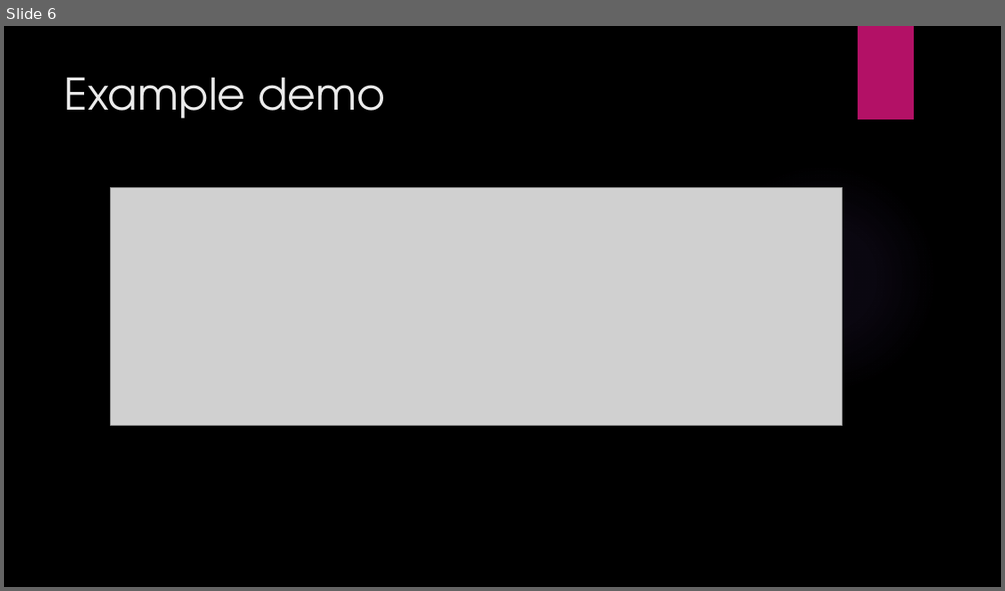
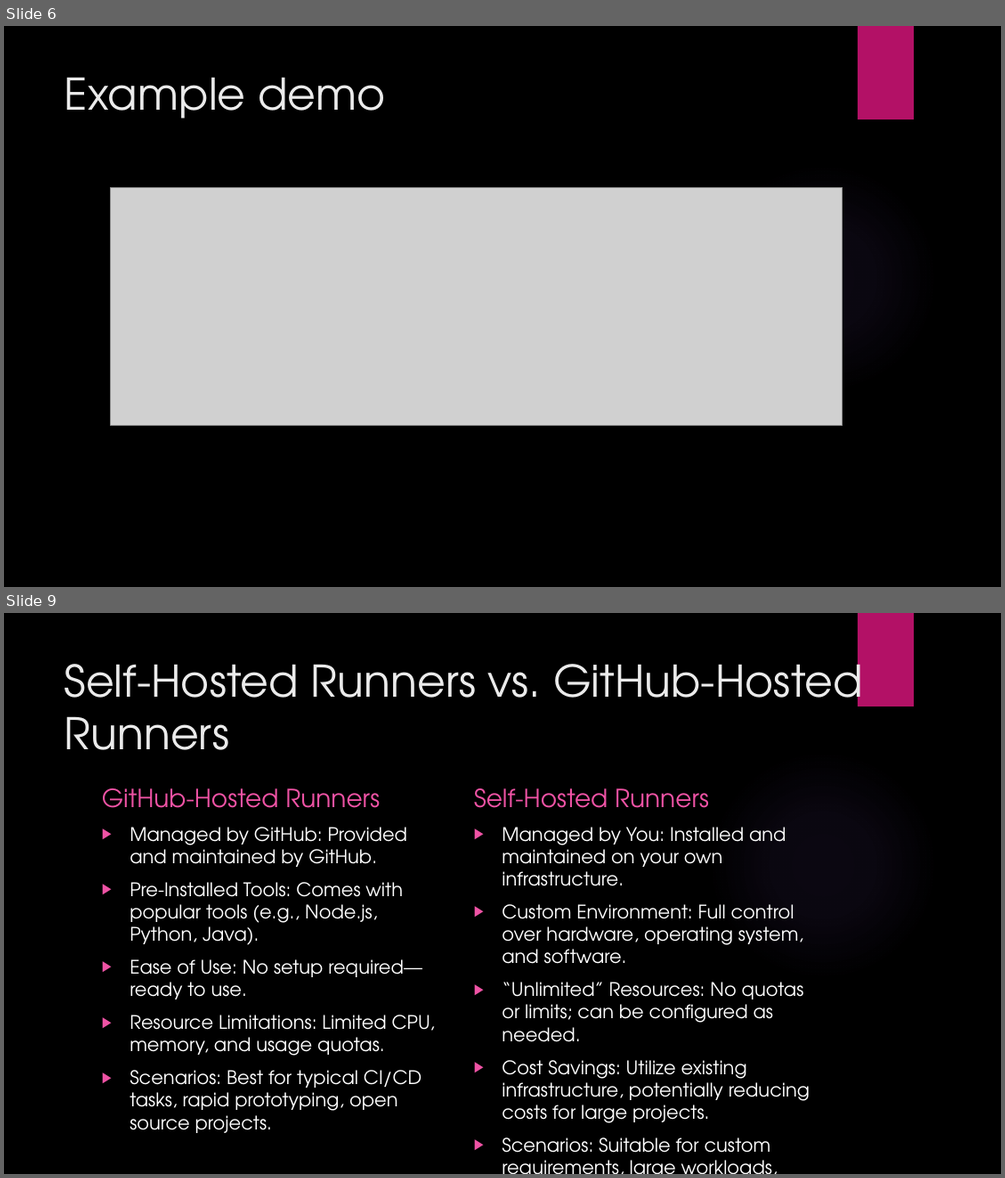
Before and after one commit to sebivenlo/esd-2024-github-actions, a slide deck: Workshop Presentation.pptx. Shown one above the other, each under a label of ours: slide 6 before the commit, slides 6 and 9 after it; the slides between them are not shown. The pictures are 1005x591 and 1005x1178 pixels, drawn with LibreOffice and Linux fonts; fonts in the diff are those of the drawing; grey boxes stand for pictures; background and template pictures are left out. Boxes give left, top, right and bottom in pixels: in the first picture for what was removed or moved away, otherwise in the second. Text is boxed around its words. In the diff, an @@ line names an element or a change of style, - is before the commit and + after.

Commit message:
Chore: Added additional workshop presentation slides
- Added slides for the topic "Different environments"
- Added slides for the topic "Self-hosted runners vs GitHub hosted runners"

```diff
--- a/Workshop Presentation.pptx
+++ b/Workshop Presentation.pptx
@@ slide 9 added at (x1=4, y1=613, x2=1001, y2=1174), background picture (left out); not listed: 2 template elements that a slide beside it also shows @@
@@ title added at (x1=65, y1=651, x2=863, y2=750), 42 pt, text #EBEBEB @@
+Self-Hosted Runners vs. GitHub-Hosted Runners
@@ text added at (x1=102, y1=788, x2=380, y2=808), 24 pt, text #EF53A5 @@
+GitHub-Hosted Runners
@@ text added at (x1=474, y1=788, x2=709, y2=808), 24 pt, text #EF53A5 @@
+Self-Hosted Runners
@@ text added at (x1=129, y1=827, x2=435, y2=1133), 18 pt, text #FFFFFF @@
+▶ Managed by GitHub: Provided and maintained by GitHub.
+▶ Pre-Installed Tools: Comes with popular tools (e.g., Node.js, Python, Java).
+▶ Ease of Use: No setup required—ready to use.
+▶ Resource Limitations: Limited CPU, memory, and usage quotas.
+▶ Scenarios: Best for typical CI/CD tasks, rapid prototyping, open source projects.
@@ text added at (x1=502, y1=827, x2=809, y2=1160), 18 pt, text #FFFFFF @@
+▶ Managed by You: Installed and maintained on your own infrastructure.
+▶ Custom Environment: Full control over hardware, operating system, and software.
+▶ “Unlimited” Resources: No quotas or limits; can be configured as needed.
+▶ Cost Savings: Utilize existing infrastructure, potentially reducing costs for large projects.
+▶ Scenarios: Suitable for custom requirements, large workloads, privacy-sensitive projects.
```
Also in this commit, not shown: 4 other slides added, 1 slide removed.
